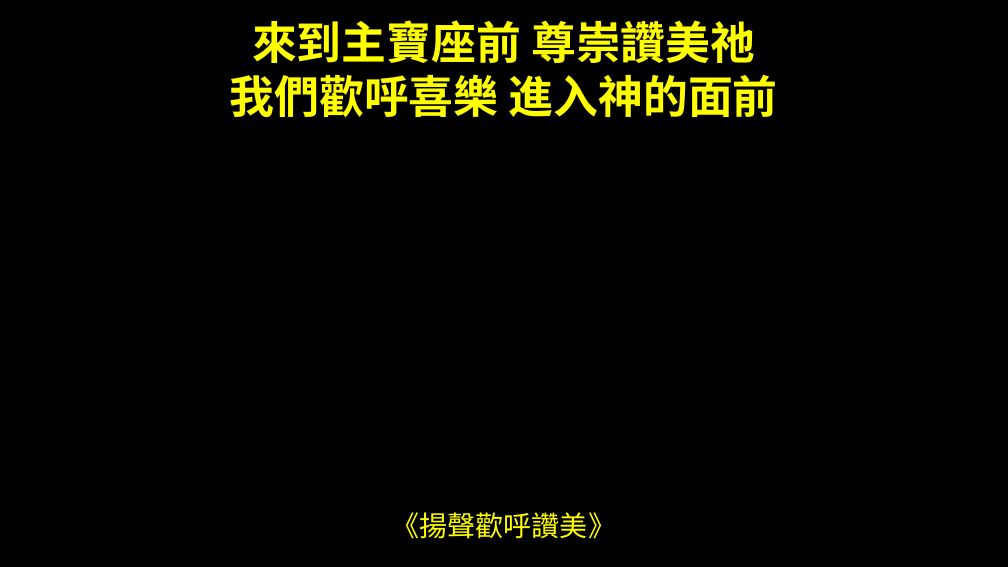
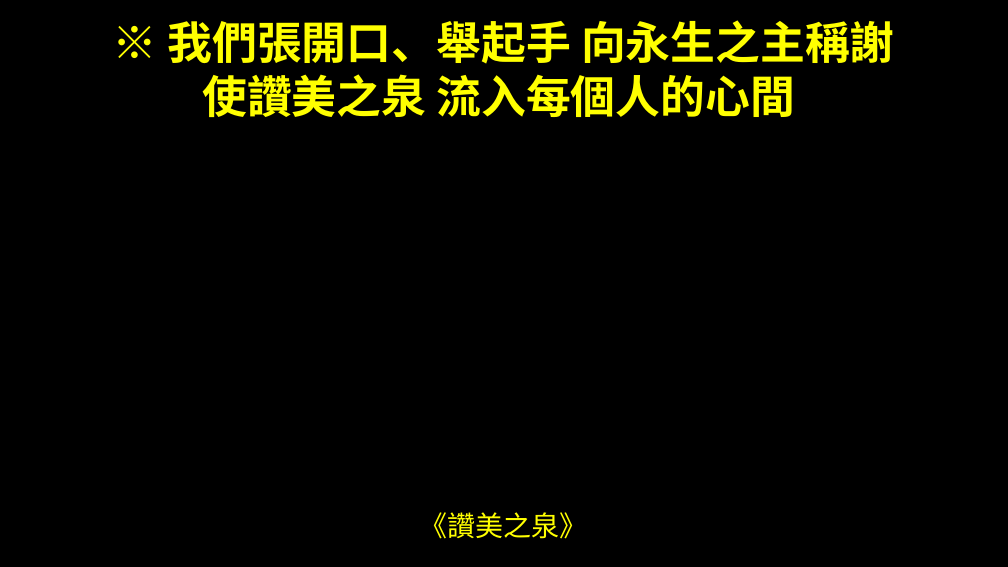
Before and after one commit to asherHSU/Beersheba_Auto-Word-PPT_Web, a slide deck: slide 2 of output/敬拜PPT.pptx (slide 8 before the commit). Drawn at 1008x567 pixels with LibreOffice and Linux fonts; fonts in the diff are those of the drawing. Boxes give left, top, right and bottom in pixels: in the first picture for what was removed or moved away, otherwise in the second. Text is boxed around its words. In the diff, an @@ line names an element or a change of style, - is before the commit and + after.

```diff
--- a/output/敬拜PPT.pptx
+++ b/output/敬拜PPT.pptx
@@ text at (167,20,895,117): text changed @@
-來到主寶座前 尊崇讚美祂
-我們歡呼喜樂 進入神的面前
+※ 我們張開口、舉起手 向永生之主稱謝
+使讚美之泉 流入每個人的心間
@@ text at (420,512,588,539): text changed @@
-《揚聲歡呼讚美》
+《讚美之泉》
```
Also in this commit, not shown: 1 other slide changed, 1 slide added, 32 slides removed, 8 other files.
